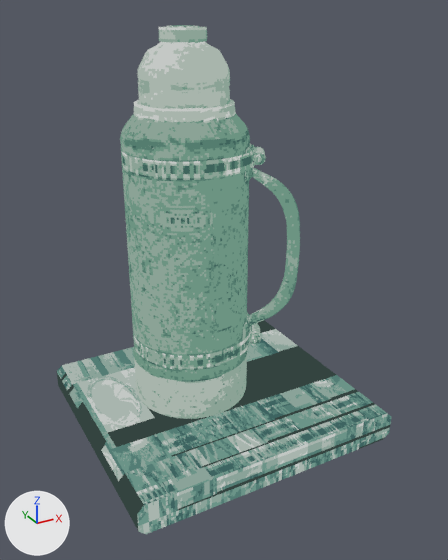
Before and after pictures for a commit that changed the glTF model public/models/lowpix/figures/denka/cooker.glb.
Rendered twice from a 50 mm camera at (-24.9, -47.3, 38.3) aimed at (0.2, -1.6, 15.5). The axes (+X, +Y, +Z) are drawn at lower left. The lights are the same throughout. The picture after the commit comes second. Where no turn or scale is listed for an object, it has been applied to the vertices. Vertices at exactly the same position are counted once.

The first picture shows 'base', 'mesh'.
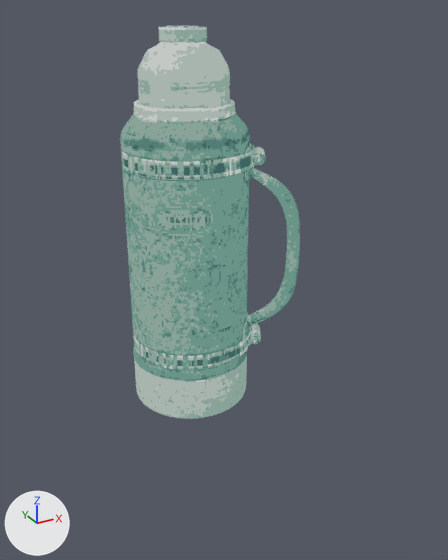
The newer file is also rescaled (x1.059), turned or shifted as a whole; pictures and numbers use the older file's frame.

Patch to the scene script:
```diff
--- a/public/models/lowpix/figures/denka/cooker.glb.py
+++ b/public/models/lowpix/figures/denka/cooker.glb.py
@@ mat_pixel_card @@
 n8 = _N.new('ShaderNodeTexImage'); n8.name = 'Image Texture'
-n8.image = img_atlas_001
+n8.image = img_atlas
 n8.interpolation = 'Closest'
@@ me_mesh @@
 me_mesh.from_pydata(...)  # 2421 vertices, 4994 faces; spans x -7.6..7.0, y -4.5..6.8, z -17.0..17.0
 # used by ob_mesh; location = (0.0, 0.0, 20.0)
+# me_mesh part 1: 4986 kept faces spanning x -7.6..7.0, y -4.5..6.8, z -17.0..17.0 get new texture (UV) coordinates
 me_mesh.materials.append(mat_pixel_card)
@@ ob_base @@
-ob_base = bpy.data.objects.new('base', me_base)
-ob_base.location = (0.0, 0.0, 1.5)
```

Changed parts and their boxes [x1, y1, x2, y2] in the pictures (448 x 560 px):
'mesh', surface changed: [121, 25, 300, 419] in both
'base', deleted: before [57, 320, 391, 534]
